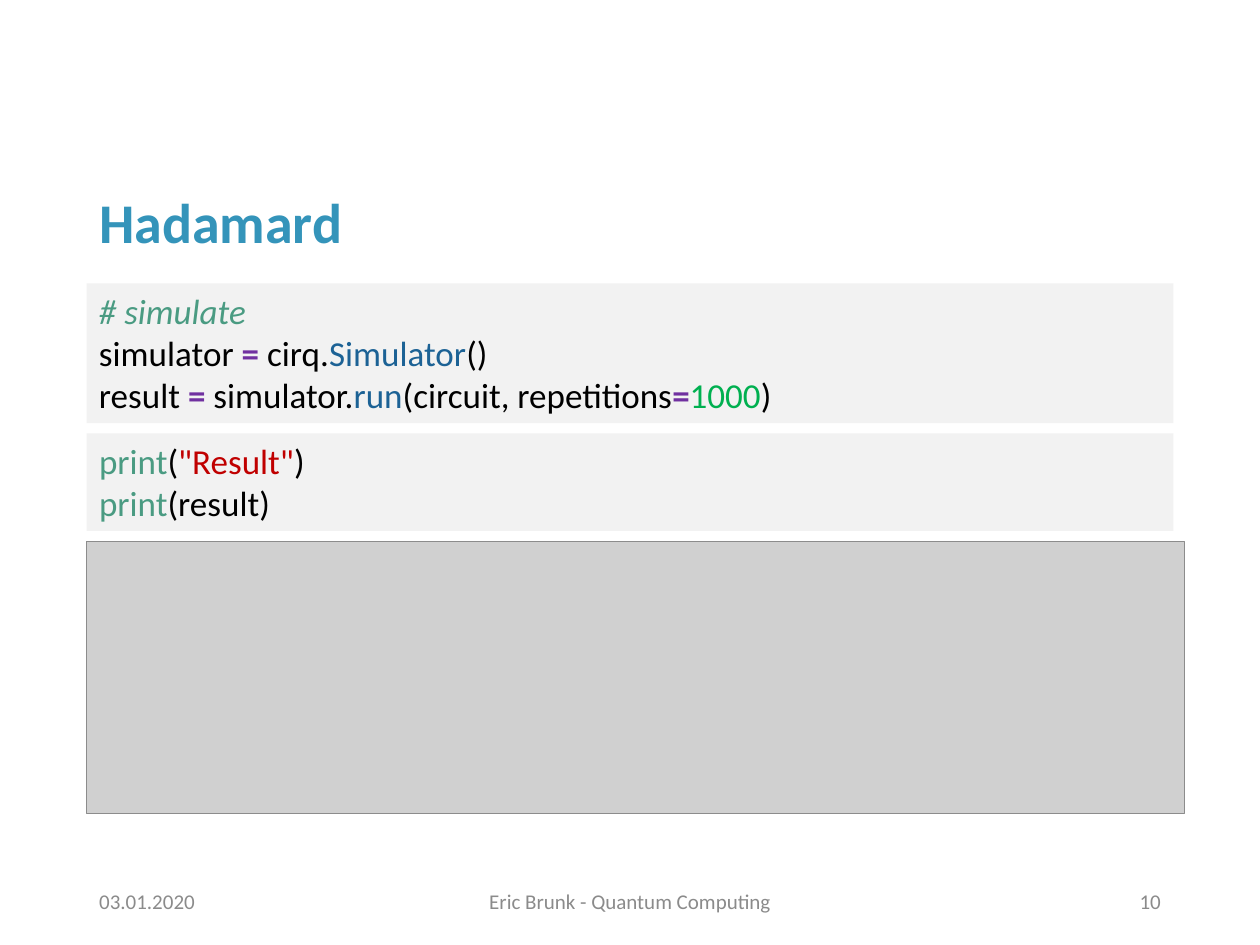
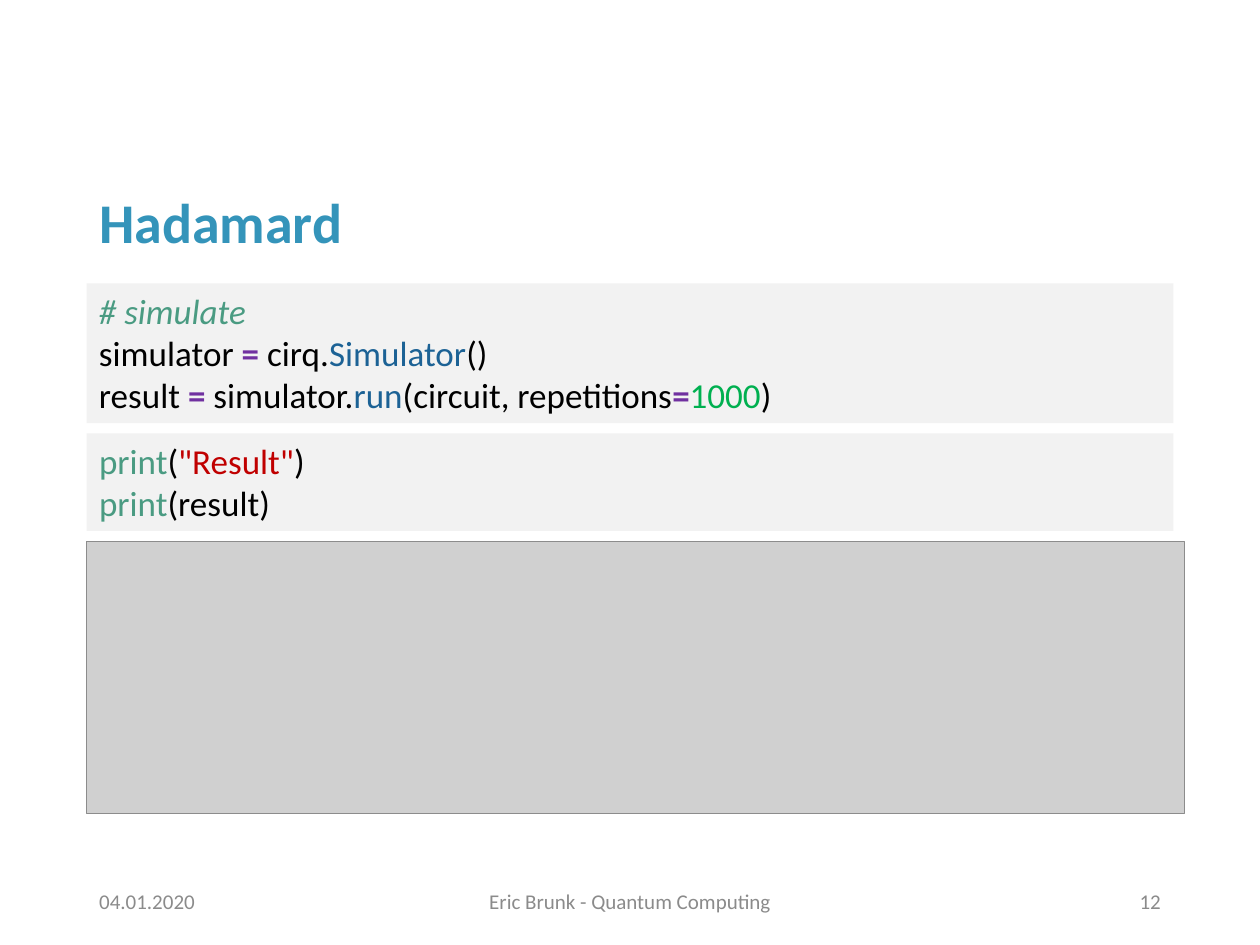
Before and after one commit to erxn91/quantum_computing, a slide deck: slide 12 of Präsentation.pptx (slide 10 before the commit). Drawn at 1260x945 pixels with LibreOffice and Linux fonts; fonts in the diff are those of the drawing; grey boxes stand for pictures; background and template pictures are left out. Boxes give left, top, right and bottom in pixels: in the first picture for what was removed or moved away, otherwise in the second. Text is boxed around its words. In the diff, an @@ line names an element or a change of style, - is before the commit and + after.

```diff
--- a/Präsentation.pptx
+++ b/Präsentation.pptx
@@ text at [99, 895, 195, 909]: text changed @@
-03.01.2020
+04.01.2020
@@ page number at [1140, 895, 1161, 909]: text changed @@
-10
+12
```
Also in this commit, not shown: 10 other slides changed, 2 slides added, 2 other files.
